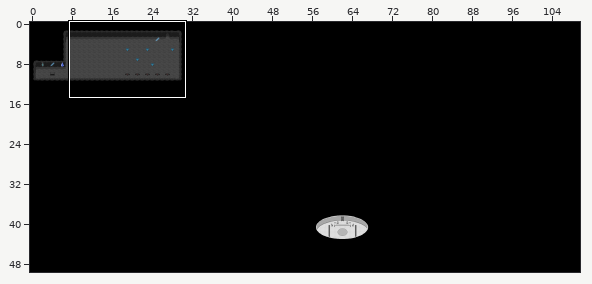
One commit to this Tiled map: mapAutreScenes.tmx. Above: a wide view before the commit, with the close-up outlined.
Close-up. As it was:
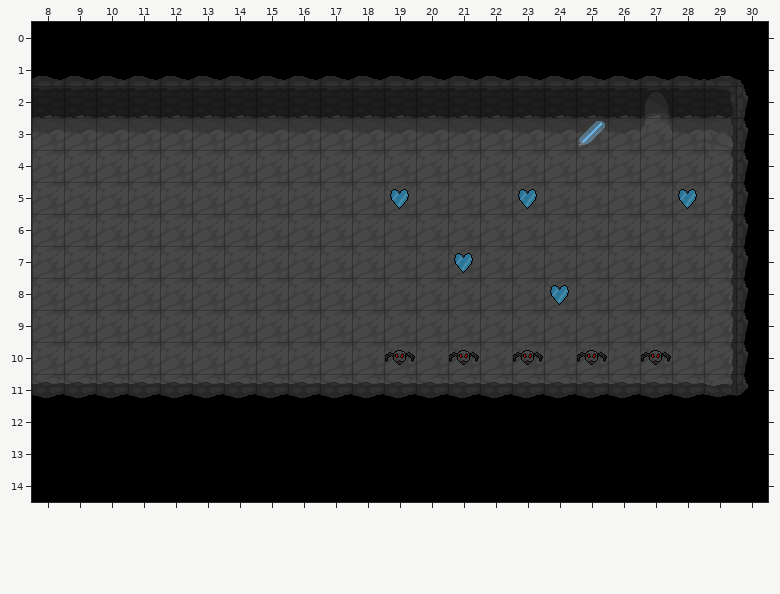
Cells are 32x32 px. Shown: x 8..30, y 0..14.
The same view after the edit:
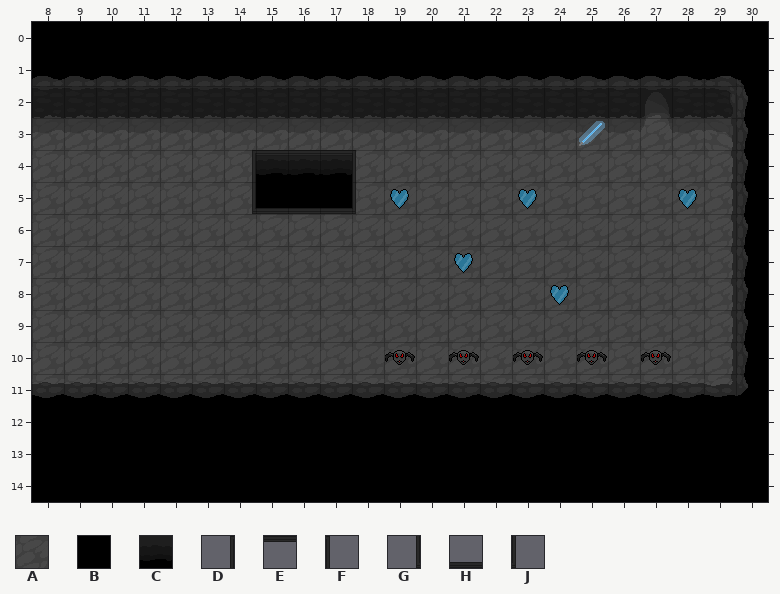
Key: from "tuilesJeu": A 218, B 251, C 253, D 254, E 255, F 256, G 285, H 286, J 287.
_ is an empty cell.
Diff:
Layer "groundGrotte":
The edit turns tile A into tile B in row 5 at x 15 to 17.
The edit turns tile A into tile C in row 4 at x 15 to 17.
Layer "buildGrotte":
There is now tile D in row 4 at x 14.
There is now tile E in row 4 at x 15 to 17.
There is now tile F in row 4 at x 18.
There is now tile G in row 5 at x 14.
There is now tile H in row 5 at x 15 to 17.
There is now tile J in row 5 at x 18.
Changed places in both close-ups, as pixel boxes (x1, y1, x2, y2):
changed: (252, 150, 356, 214)
